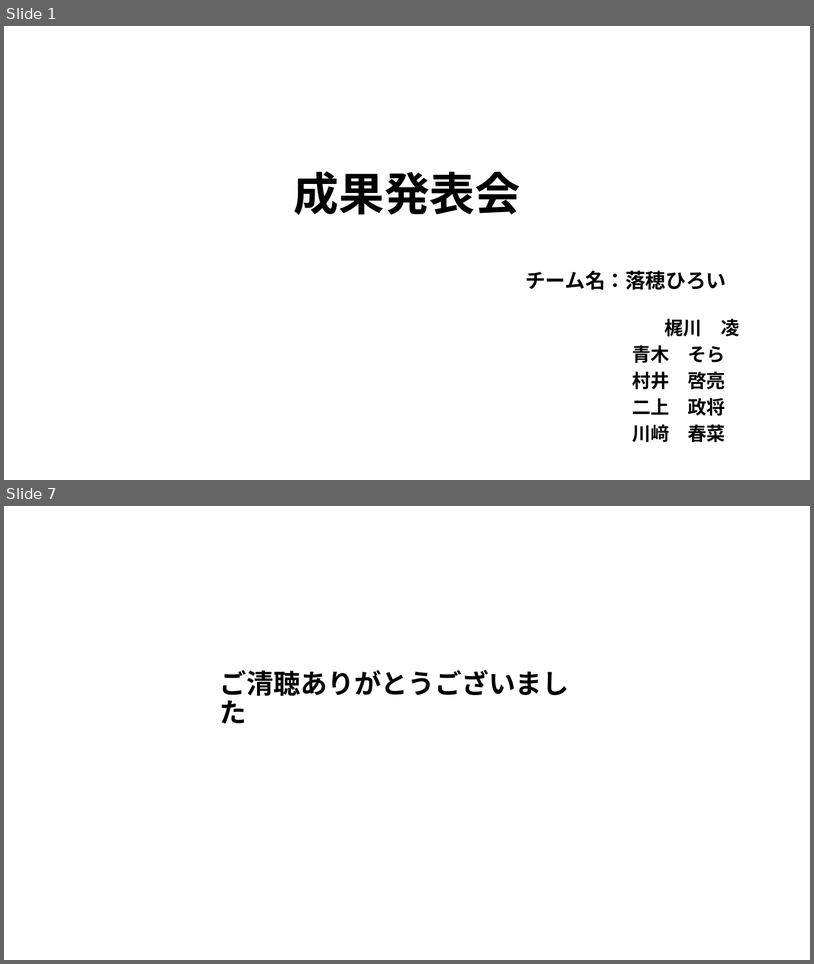
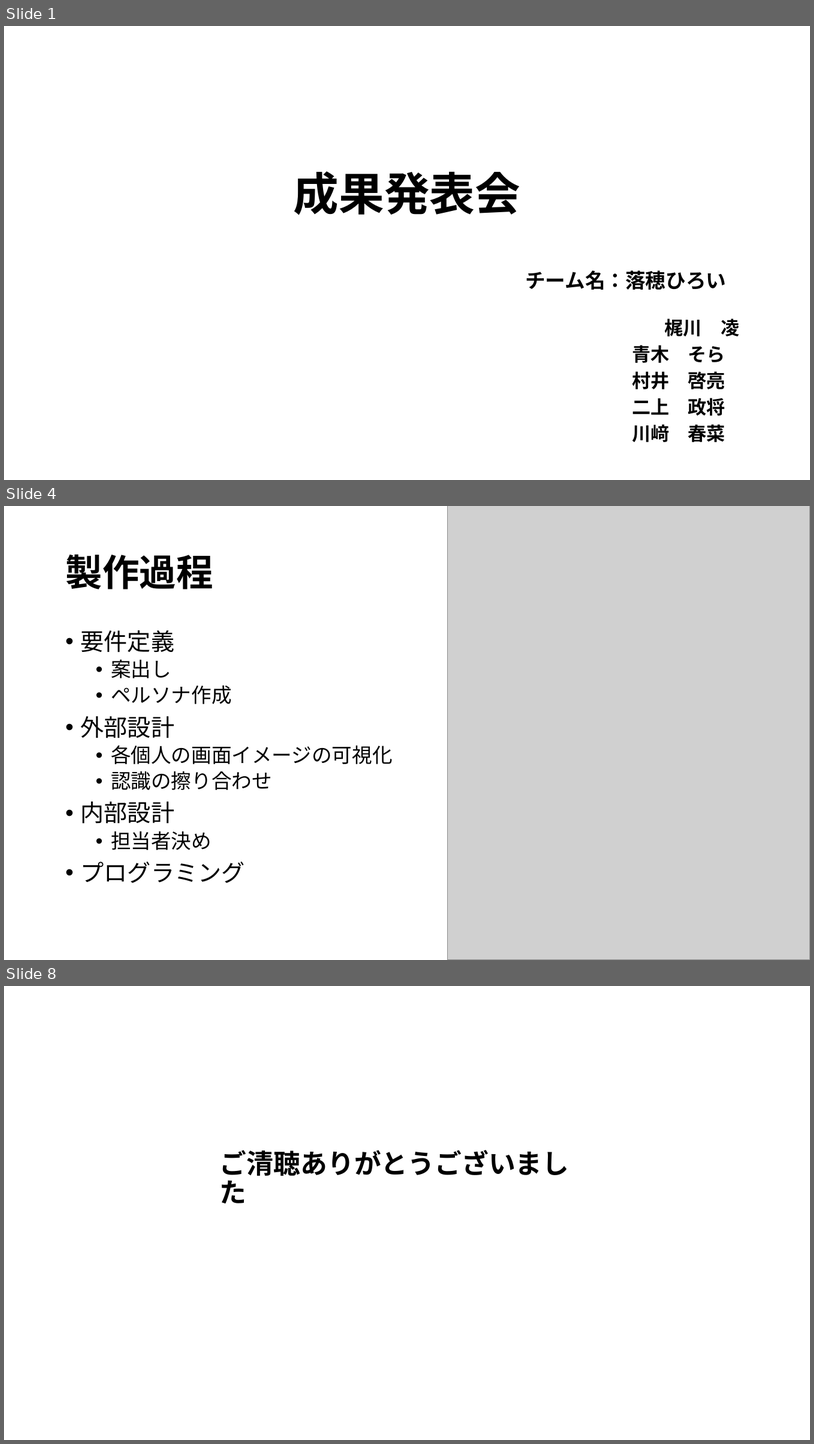
Before and after one commit to plusdojo2025/A5, a slide deck: documents/発表準備/6月成果発表会.pptx. Shown one above the other, each under a label of ours: slides 1 and 7 before the commit, slides 1, 4 and 8 after it; the slides between them are not shown. The pictures are 814x964 and 814x1444 pixels, drawn with LibreOffice and Linux fonts; fonts in the diff are those of the drawing; grey boxes stand for pictures. Boxes give left, top, right and bottom in pixels: in the first picture for what was removed or moved away, otherwise in the second. Text is boxed around its words. In the diff, an @@ line names an element or a change of style, - is before the commit and + after.

```diff
--- a/documents/発表準備/6月成果発表会.pptx
+++ b/documents/発表準備/6月成果発表会.pptx
@@ slide 4 added at box(4, 506, 810, 960), background #FFFFFF @@
@@ picture added at box(447, 506, 810, 960) @@
@@ title added at box(65, 554, 213, 589), 44 pt, text #000000, bold @@
+製作過程
@@ text added at box(81, 630, 393, 883), 24 pt, text #000000 @@
+• 要件定義
+  • 案出し
+  • ペルソナ作成
+• 外部設計
+  • 各個人の画面イメージの可視化
+  • 認識の擦り合わせ
+• 内部設計
+  • 担当者決め
+• プログラミング
@@ what was slide 7 is now slide 8 @@
```
Also in this commit, not shown: 1 slide changed, 4 other slides added, 4 slides removed, 2 other files.
